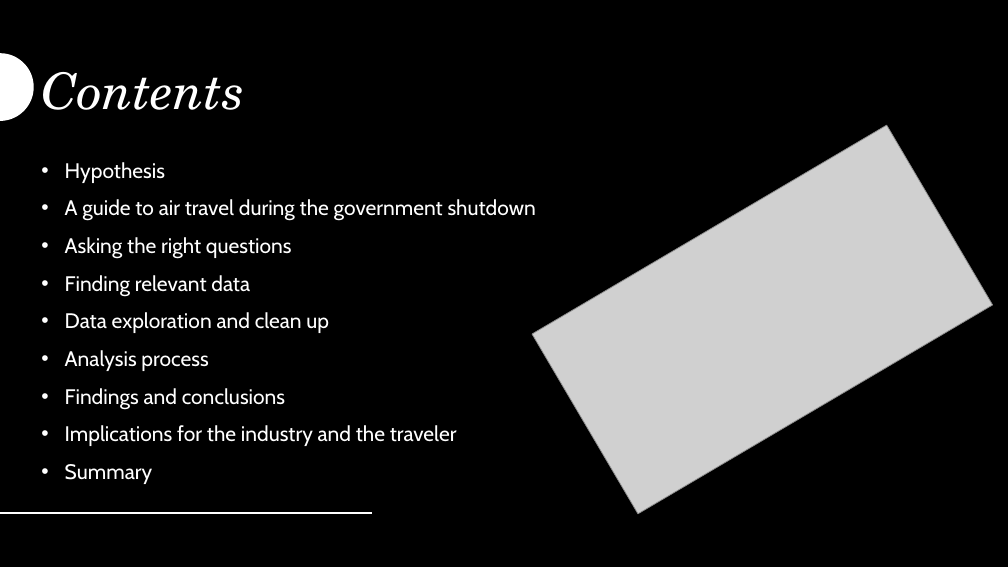
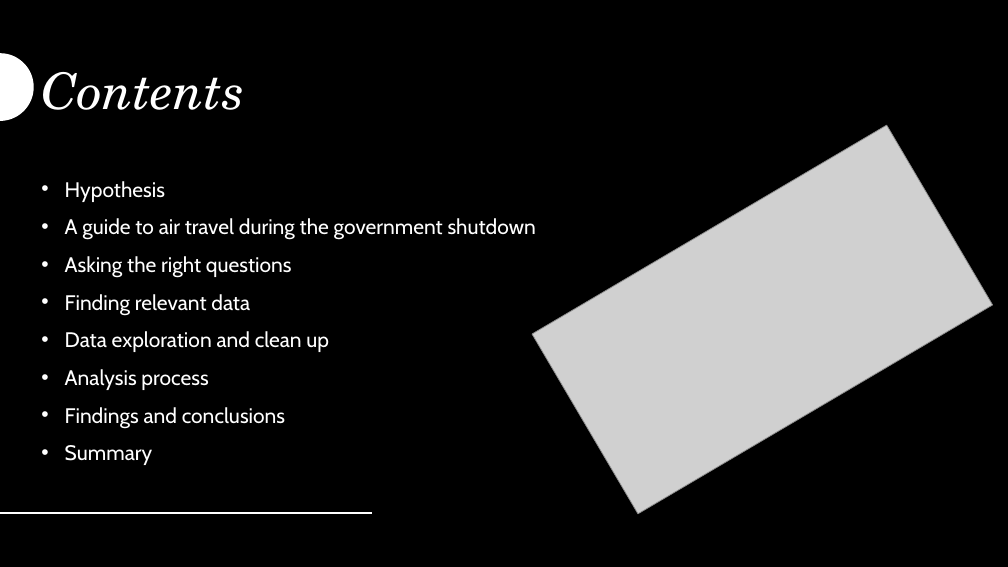
Before and after one commit to leannesevier/BAMF-Project-7, a slide deck: slide 2 of Team_BAMF_Airport_Delays_During_Shutdown.pptx. Drawn at 1008x567 pixels with LibreOffice and Linux fonts; fonts in the diff are those of the drawing; grey boxes stand for pictures. Boxes give left, top, right and bottom in pixels: in the first picture for what was removed or moved away, otherwise in the second. Text is boxed around its words. In the diff, an @@ line names an element or a change of style, - is before the commit and + after.

```diff
--- a/Team_BAMF_Airport_Delays_During_Shutdown.pptx
+++ b/Team_BAMF_Airport_Delays_During_Shutdown.pptx
@@ text at [65,425,457,446]: paragraph removed @@
-• Implications for the industry and the traveler
```
Also in this commit, not shown: 7 other slides changed, 2 slides added.
